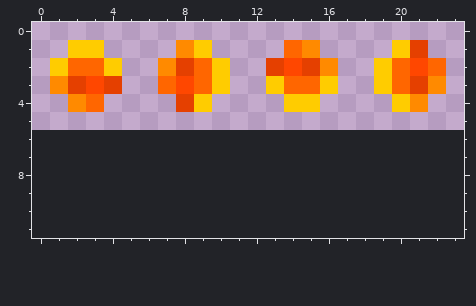
A pixel-art sprite gets an edit: media/fireball.png. This is how it looked before the edit.
The file is 24x6 pixels. The old version is drawn lined up with the new one, on the new canvas.
Once edited:
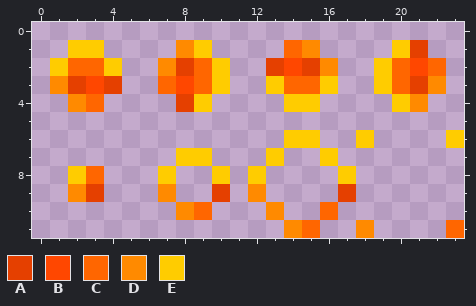
Palette (. is transparent): A #e54000  B #ff4700  C #ff6600  D #ff8a00  E #ffcc00
The author wrote: Combined fireball with fireball-explosion sprites
The exact change:
canvas 24x6 -> 24x12
Colour A now appears in row 9 at x 3, 10 and 17.
Colour C now appears in row 8 at x 3; in row 10 at x 9 and 16; in row 11 at x 15 and 23.
Colour D now appears in row 9 at x 2, 7 and 12; in row 10 at x 8 and 13; in row 11 at x 14 and 18.
Colour E now appears in row 6 at x 14 to 15, 18 and 23; in row 7 at x 8 to 9, 13 and 16; in row 8 at x 2, 7, 10, 12 and 17.
Changed places in both pictures, as pixel boxes (x1, y1, x2, y2):
added: (68, 130, 464, 238)
